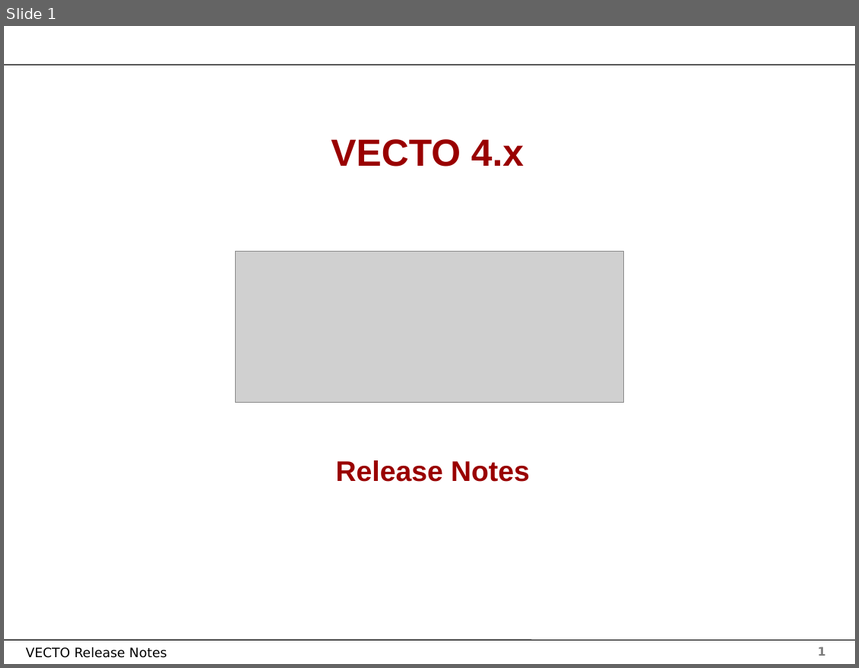
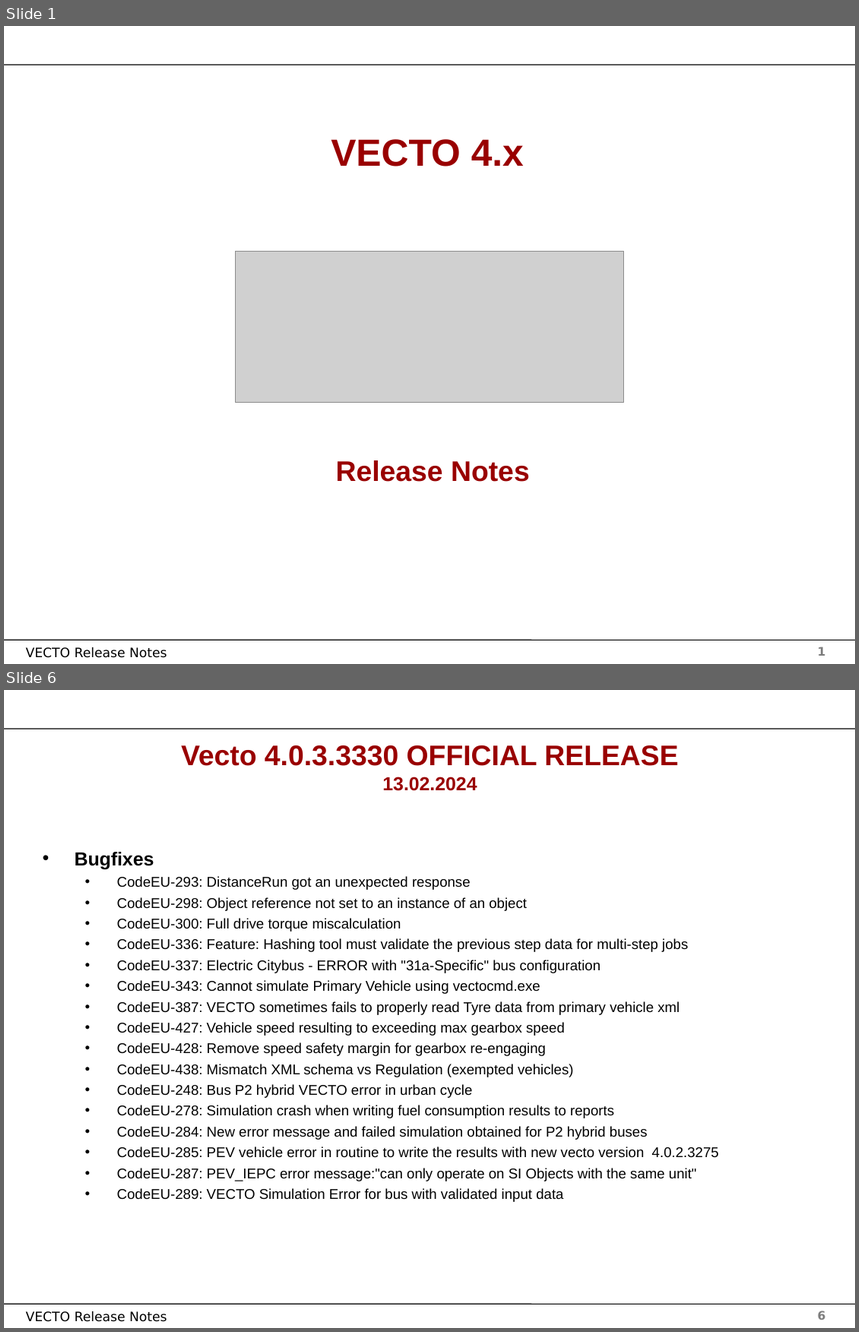
Before and after one commit to tanawadeatharva/BharatVECTO, a slide deck: Documentation/User Manual Source/Release Notes Vecto4.x.pptx. Shown one above the other, each under a label of ours: slide 1 before the commit, slides 1 and 6 after it; the slides between them are not shown. The pictures are 859x668 and 859x1332 pixels, drawn with LibreOffice and Linux fonts; fonts in the diff are those of the drawing; grey boxes stand for pictures; background and template pictures are left out. Boxes give left, top, right and bottom in pixels: in the first picture for what was removed or moved away, otherwise in the second. Text is boxed around its words. In the diff, an @@ line names an element or a change of style, - is before the commit and + after.

```diff
--- a/Documentation/User Manual Source/Release Notes Vecto4.x.pptx
+++ b/Documentation/User Manual Source/Release Notes Vecto4.x.pptx
@@ slide 6 added at <box>4,690,855,1328</box>, background #FFFFFF; not listed: 4 template elements that a slide beside it also shows @@
@@ title added at <box>181,745,678,791</box>, 24 pt, text #990000, bold @@
+Vecto 4.0.3.3330 OFFICIAL RELEASE
+13.02.2024
@@ text added at <box>75,852,719,1202</box>, 12 pt, text #000000 @@
+• Bugfixes
+  • CodeEU-293: DistanceRun got an unexpected response
+  • CodeEU-298: Object reference not set to an instance of an object
+  • CodeEU-300: Full drive torque miscalculation
+  • CodeEU-336: Feature: Hashing tool must validate the previous step data for multi-step jobs
+  • CodeEU-337: Electric Citybus - ERROR with "31a-Specific" bus configuration
+  • CodeEU-343: Cannot simulate Primary Vehicle using vectocmd.exe
+  • CodeEU-387: VECTO sometimes fails to properly read Tyre data from primary vehicle xml
+  • CodeEU-427: Vehicle speed resulting to exceeding max gearbox speed
+  • CodeEU-428: Remove speed safety margin for gearbox re-engaging
+  • CodeEU-438: Mismatch XML schema vs Regulation (exempted vehicles)
+  • CodeEU-248: Bus P2 hybrid VECTO error in urban cycle
+  • CodeEU-278: Simulation crash when writing fuel consumption results to reports
+  • CodeEU-284: New error message and failed simulation obtained for P2 hybrid buses
+  • CodeEU-285: PEV vehicle error in routine to write the results with new vecto version 4.0.2.3275
+  • CodeEU-287: PEV_IEPC error message:"can only operate on SI Objects with the same unit"
+  • CodeEU-289: VECTO Simulation Error for bus with validated input data
```
Also in this commit, not shown: 4 other slides changed, 4 other slides added, 6 other files.
